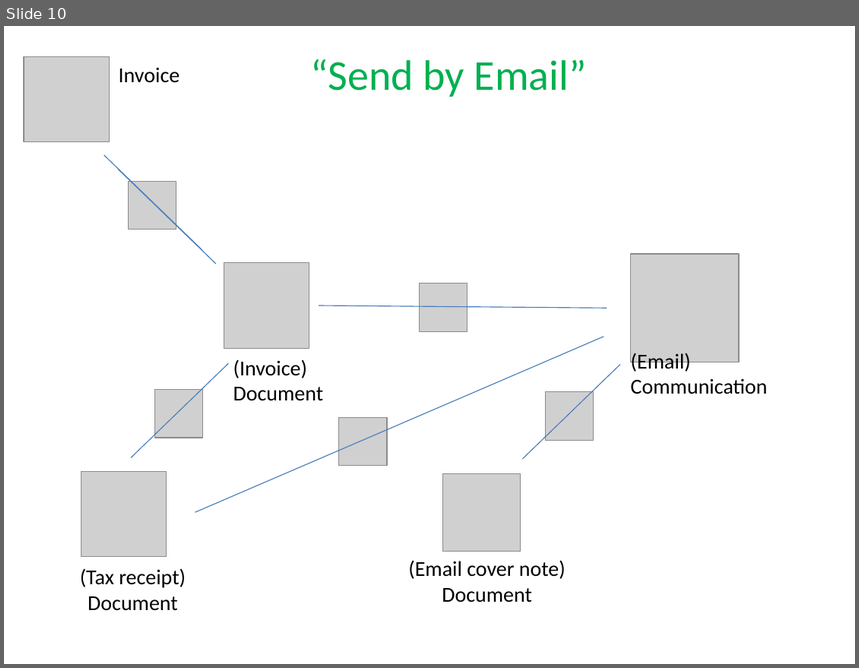
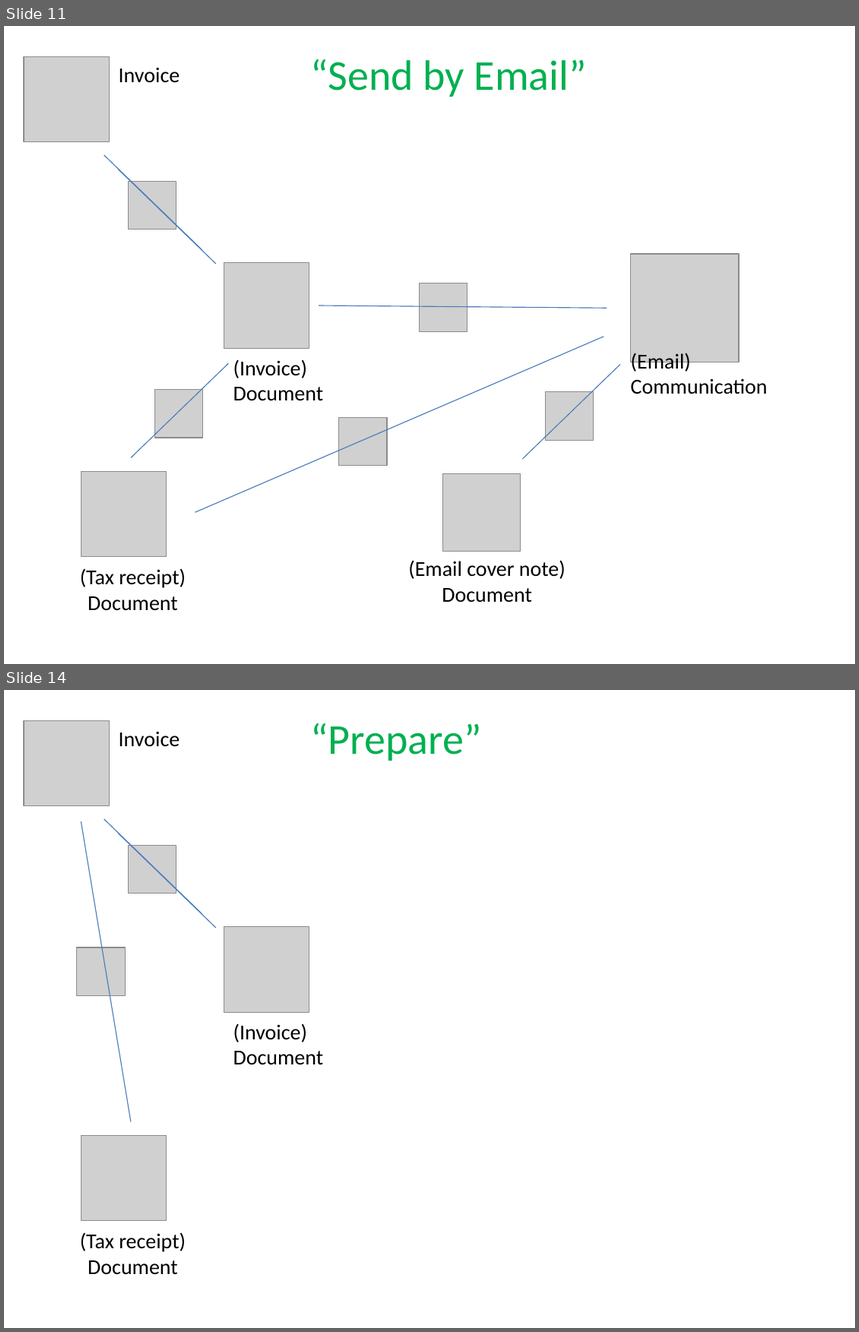
Before and after one commit to estatio/estatio, a slide deck: docs/docs-and-comms/attachments.pptx. Shown one above the other, each under a label of ours: slide 10 before the commit, slides 11 and 14 after it; the slides between them are not shown. The pictures are 859x668 and 859x1332 pixels, drawn with LibreOffice and Linux fonts; fonts in the diff are those of the drawing; grey boxes stand for pictures. Boxes give left, top, right and bottom in pixels: in the first picture for what was removed or moved away, otherwise in the second. Text is boxed around its words. In the diff, an @@ line names an element or a change of style, - is before the commit and + after.

```diff
--- a/docs/docs-and-comms/attachments.pptx
+++ b/docs/docs-and-comms/attachments.pptx
@@ slide 14 added at <box>4,690,855,1328</box>, background #FFFFFF @@
@@ picture added at <box>24,720,109,806</box> @@
@@ text added at <box>119,731,180,747</box>, 18 pt, text #000000 @@
+Invoice
@@ text added at <box>310,723,481,761</box>, 36 pt, text #00B050 @@
+“Prepare”
@@ line added from (82, 822) to (131, 1122), #4B7EBC 0.75 pt @@
@@ line added from (104, 819) to (202, 914), #4B7EBC 0.75 pt @@
@@ line added from (118, 833) to (216, 927), #4B7EBC 0.75 pt @@
@@ picture added at <box>129,845,177,894</box> @@
@@ picture added at <box>224,926,310,1011</box> @@
@@ picture added at <box>76,948,125,996</box> @@
@@ text added at <box>234,1024,324,1065</box>, 18 pt, text #000000 @@
+(Invoice)
+Document
@@ picture added at <box>82,1135,167,1220</box> @@
@@ text added at <box>80,1233,186,1275</box>, 18 pt, text #000000 @@
+(Tax receipt)
+Document
@@ what was slide 10 is now slide 11 @@
```
Also in this commit, not shown: 6 other slides added.
